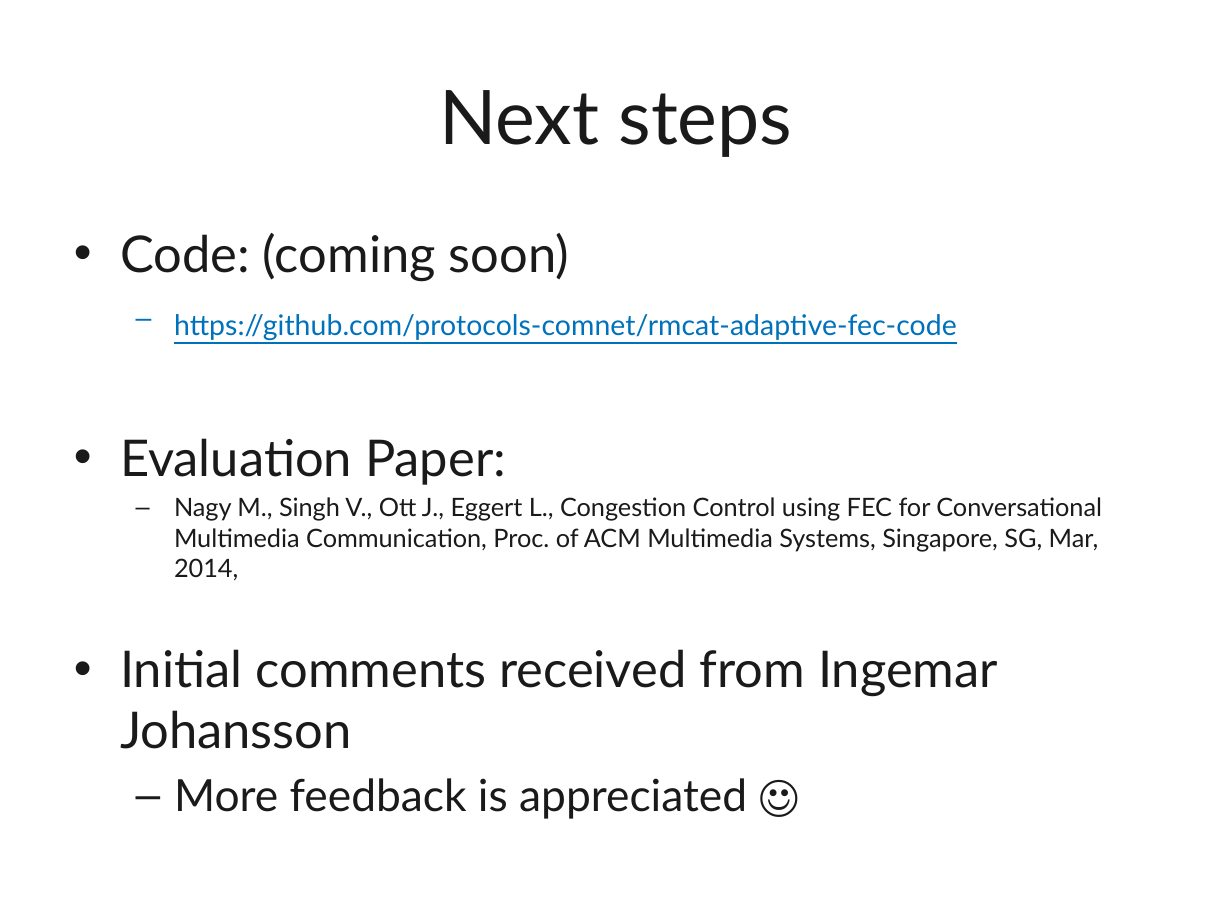
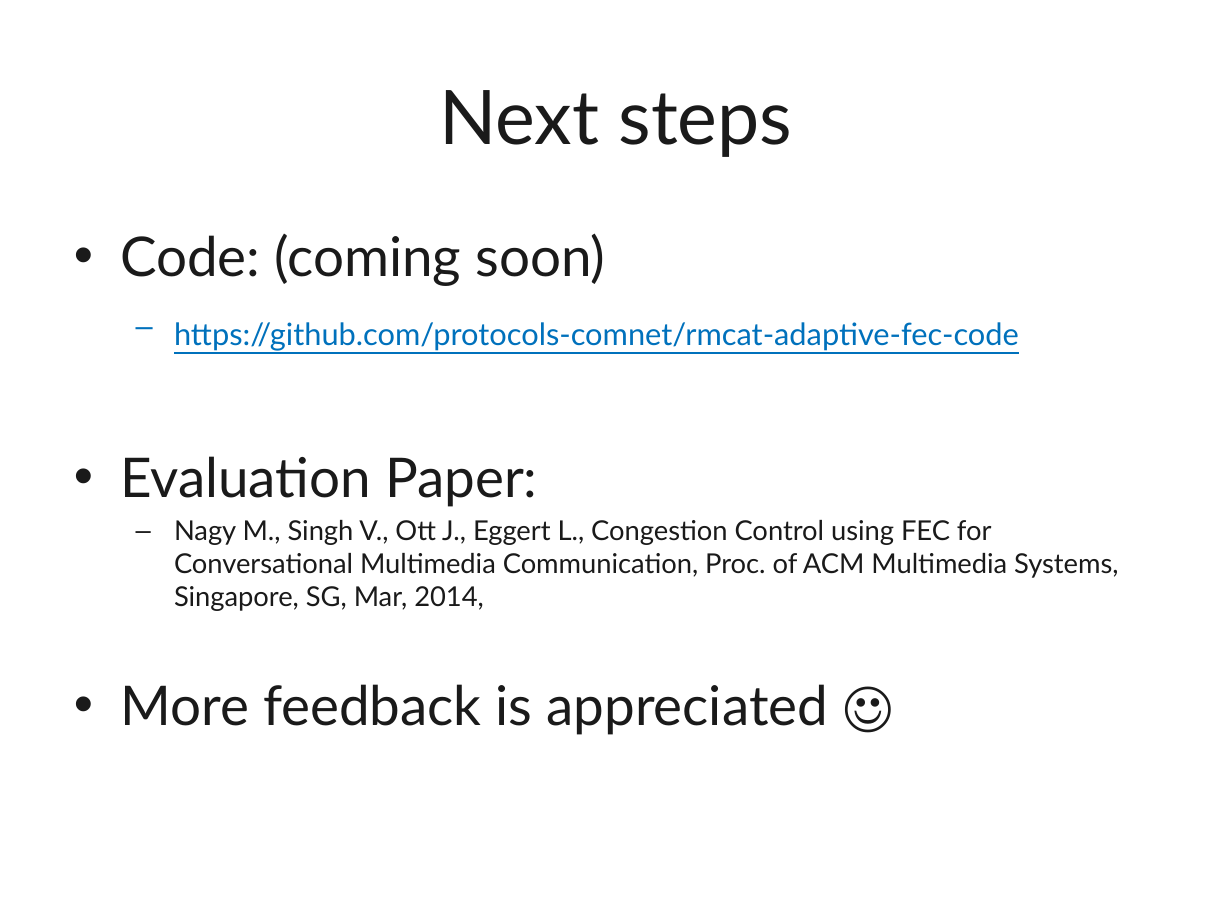
Before and after one commit to protocols-comnet/rmcat-adaptive-fec, a slide deck: slide 28 of presentations/91-rmcat-adaptive-fec.pptx (slide 11 before the commit). Drawn at 1232x924 pixels with LibreOffice and Linux fonts; fonts in the diff are those of the drawing. Boxes give left, top, right and bottom in pixels: in the first picture for what was removed or moved away, otherwise in the second. Text is boxed around its words. In the diff, an @@ line names an element or a change of style, - is before the commit and + after.

Commit message:
added results from @marcinag for adaptive fec

```diff
--- a/presentations/91-rmcat-adaptive-fec.pptx
+++ b/presentations/91-rmcat-adaptive-fec.pptx
@@ text "Code: (coming soon)" at box(120, 233, 1118, 735): size 29.6 to 32 pt in "Code: (coming soon)", "Evaluation Paper:"; size 16.6 to 18 pt in "https://github.com/protocols-comnet/rmcat-adaptive-fec-code"; size 14.8 to 16 pt in "Nagy M., Singh V., Ott J., Eggert ..."; size 25.9 to 32 pt in "More feedback is appreciated ☺"; bullet – to •; list level 2 to 1 in "More feedback is appreciated ☺" @@
@@ text at box(120, 649, 998, 749): paragraph removed @@
-• Initial comments received from Ingemar Johansson
```
Also in this commit, not shown: 4 other slides changed, 11 slides added.
